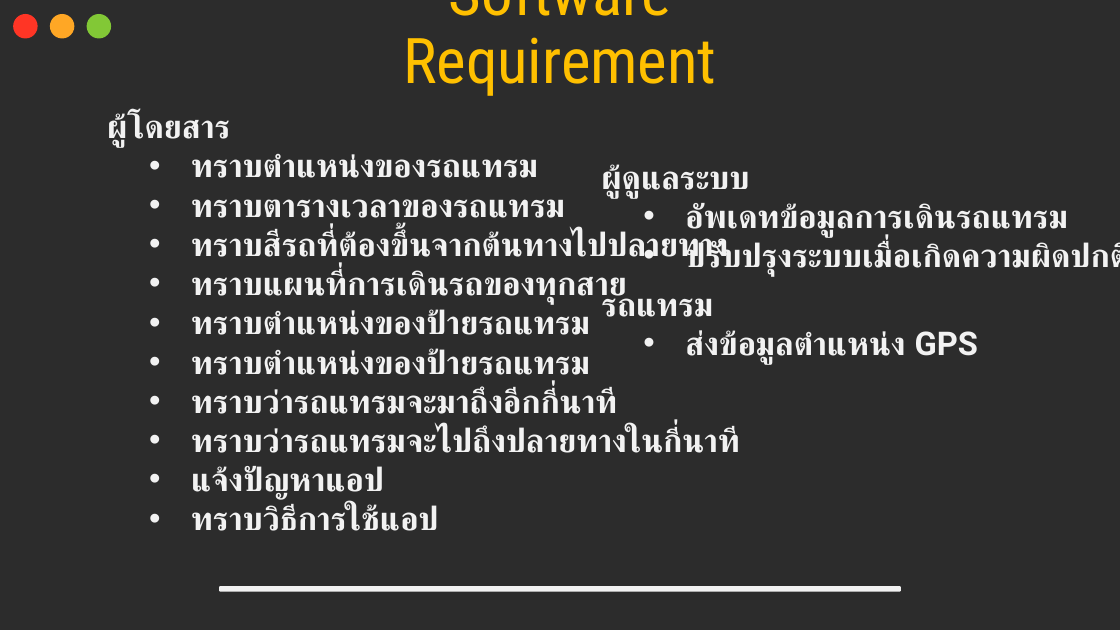
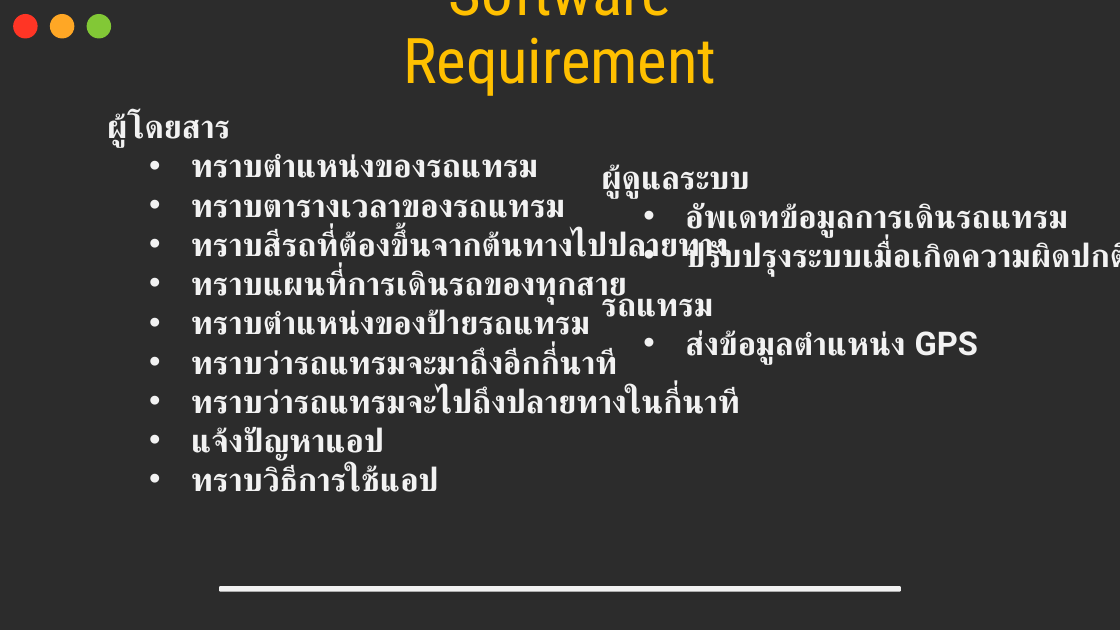
Before and after one commit to Domineice/Tram_tracking_draft, a slide deck: slide 2 of Tram_Tracker.pptx. Drawn at 1120x630 pixels with LibreOffice and Linux fonts; fonts in the diff are those of the drawing. Boxes give left, top, right and bottom in pixels: in the first picture for what was removed or moved away, otherwise in the second. Text is boxed around its words. In the diff, an @@ line names an element or a change of style, - is before the commit and + after.

Commit message:
Update Tram_Tracker.pptx
delete some duplicate sentence

```diff
--- a/Tram_Tracker.pptx
+++ b/Tram_Tracker.pptx
@@ text at (191,348,590,383): paragraph removed @@
-  • ทราบตำแหน่งของป้ายรถแทรม
```
